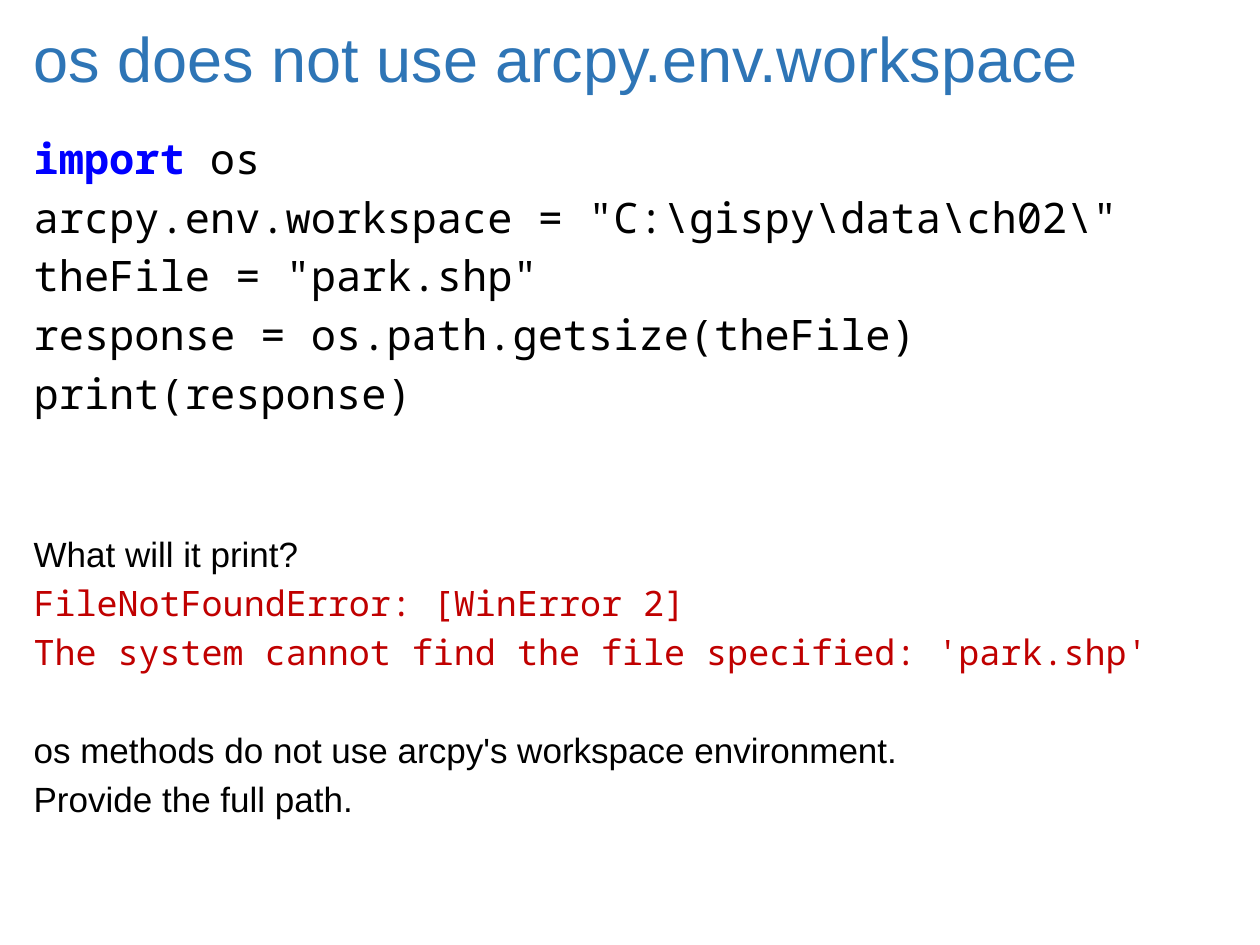
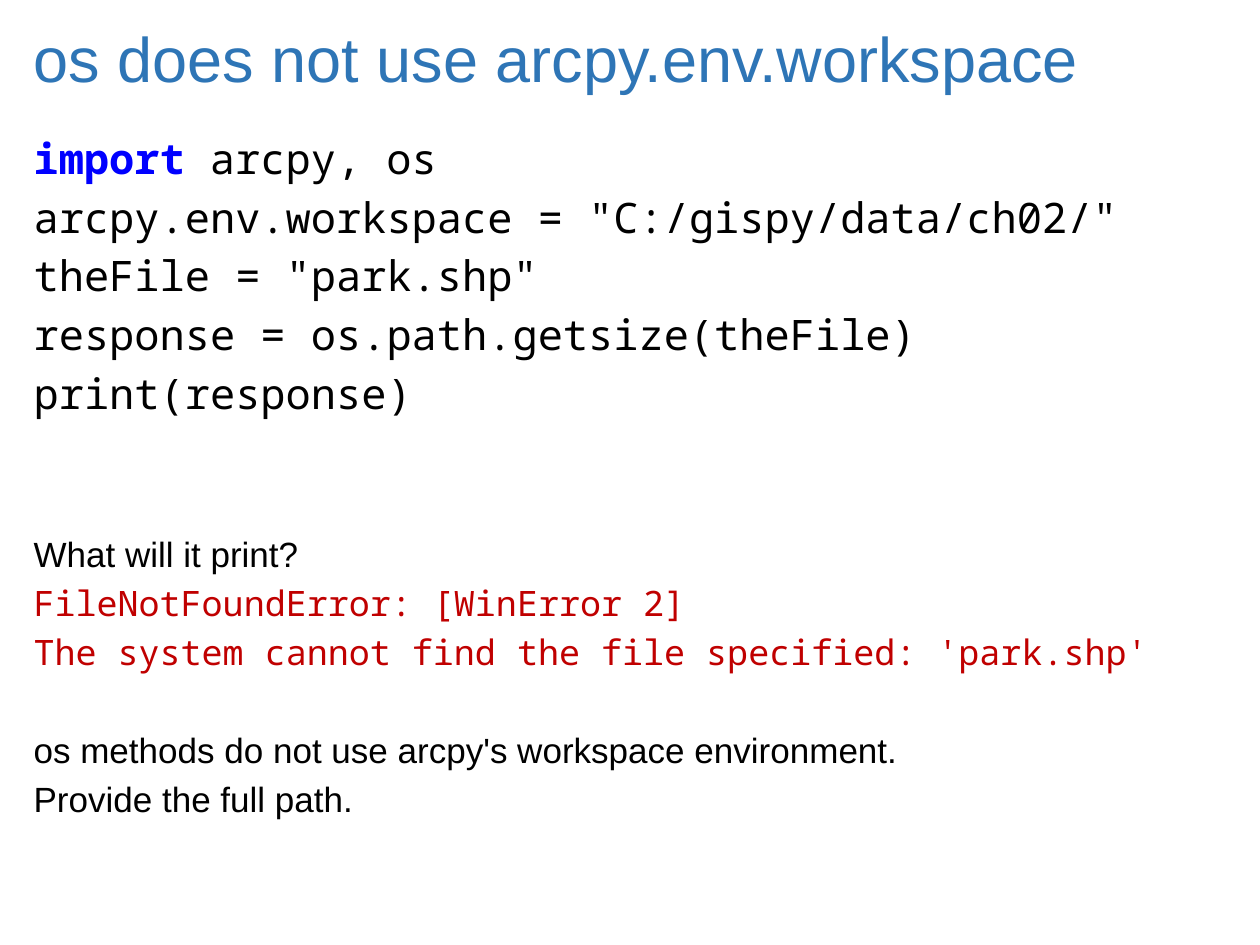
Before and after one commit to lgtateos/gis540, a slide deck: slide 35 of slides/passArgs.pptx. Drawn at 1260x945 pixels with LibreOffice and Linux fonts; fonts in the diff are those of the drawing. Boxes give left, top, right and bottom in pixels: in the first picture for what was removed or moved away, otherwise in the second. Text is boxed around its words. In the diff, an @@ line names an element or a change of style, - is before the commit and + after.

```diff
--- a/slides/passArgs.pptx
+++ b/slides/passArgs.pptx
@@ text at [34, 141, 1117, 244]: text changed @@
-import os
-arcpy.env.workspace = "C:\gispy\data\ch02\"
+import arcpy, os
+arcpy.env.workspace = "C:/gispy/data/ch02/"
```
Also in this commit, not shown: 1 other slide changed.
